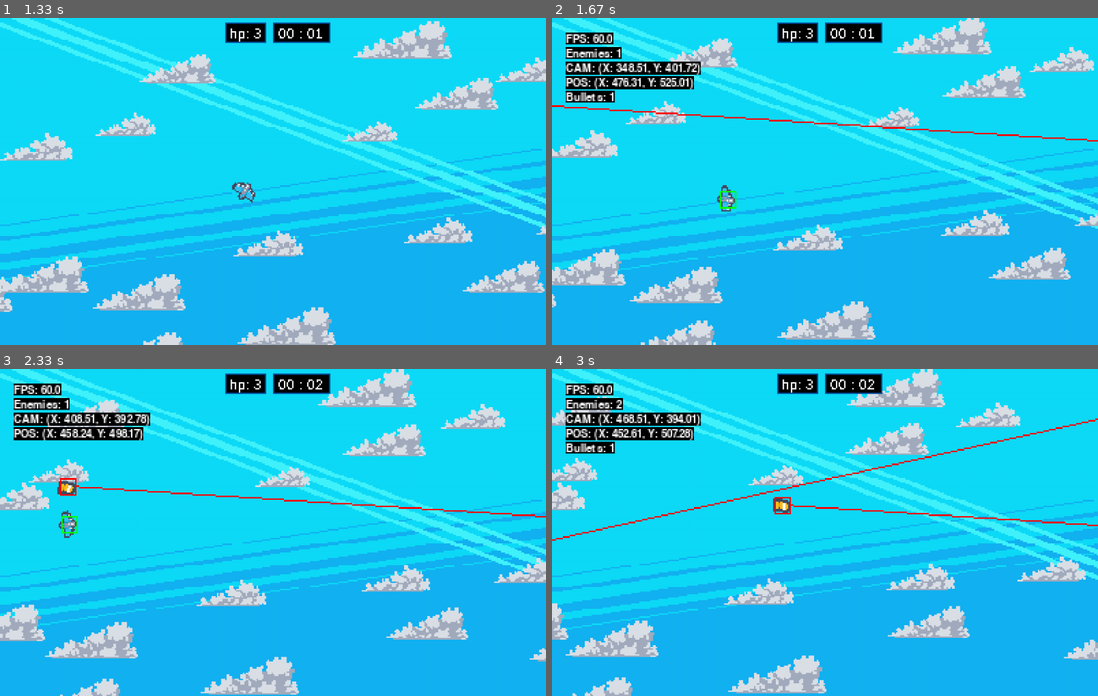
Above: before the commit, frames 1-4 (two rows, left to right).
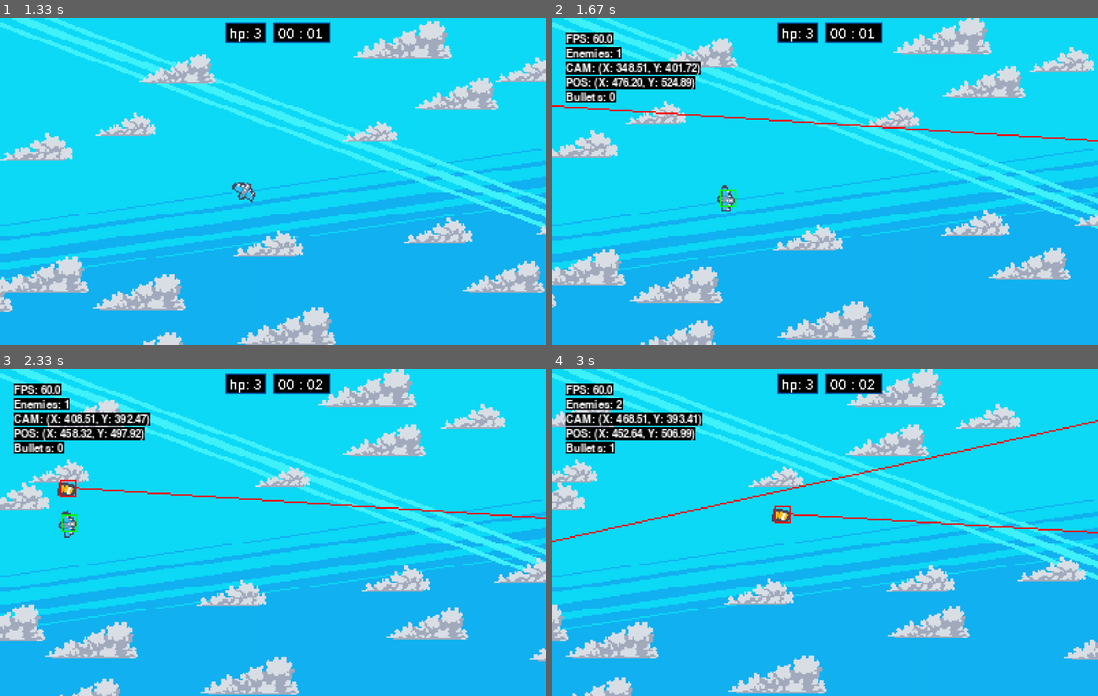
Above: after the commit, the same moments.

Repository: RodolfoFreitas0/Projeto-BIA-IA
Game: pygame game, started from runGame.py
Two runs of this game, one before a commit and one after it. Both use one fixed random seed, a clock stepped at 60 frames per second and the inputs below.
Inputs:
- Up to frame 1 (1.33 s): tap Space at 0.33 s; hold Right 0.67-1.13 s; hold Up from 1.17 s (still down)
- Up to frame 2 (1.67 s): release Up at 1.47 s; hold Right from 1.5 s (still down); tap B at 1.65 s
- Up to frame 3 (2.33 s): release Right at 1.97 s; hold Left from 2 s (still down)
- Up to frame 4 (3 s): release Left at 2.53 s; hold Down 2.57-2.87 s; hold Left from 2.9 s (still down); tap Space at 2.97 s

Frame 1 is identical in both runs. In frame 2, 0.3% of the frame differs, in the area x 10-34%, y 17-59%; in frame 3, 1.6%; in frame 4, 4.1%, in the area x 0-100%, y 8-89%.

Commit message:
Logic and Render Separation - ( Test 2 - Still Inconclusive)

Diff:
--- a/mainCore.py
+++ b/mainCore.py
@@ -17,23 +17,23 @@
         self.running = True
 
         self.last_time = time.time()
+
         self.spawn_timer = 0
-        self.score_timer - 0
+        self.spawntime = settings.SPAWN_TIME
 
-        self.display_width = self.display.get_width()
-        self.display_height = self.display.get_height()
+        self.score_timer = 0
+        self.scoretime = settings.SCORE_TIME
+
+        self.display_width = settings.DISPLAY_SIZE[0]
+        self.display_height = settings.DISPLAY_SIZE[1]
 
         self.inputCTRL = InputController()
 
         #Spawn dos inimigos
         self.enemy_manager = EnemyManager()
 
-        spawntime = settings.SPAWN_TIME
-
         self.score = 0
         self.highscore = 0
-
-        scoretime = settings.SCORE_TIME
 
         self.player = Player(self, settings.PLAYER_START_POS, settings.PLAYER_SPEED)
         self.player.width = 32
@@ -46,7 +46,7 @@
 
     def reset(self):
         self.enemy_manager.enemies.clear()
-        scoretime = settings.SCORE_TIME
+        self.scoretime = settings.SCORE_TIME
 
         self.movement = [False, False]
         self.rotation = [False, False]
@@ -77,7 +77,7 @@
                     self.spawn_timer = 0
                     self.enemy_manager.spawn_enemy()
 
-                if self.spawn_timer >= settings.SCORE_TIME:
+                if self.score_timer >= settings.SCORE_TIME:
                     self.score_timer = 0
                     self.score += 1
 
@@ -103,7 +103,7 @@
                 self.player.render(self.display, offset=self.render_scroll)
 
                 if self.player.shooting == True and self.cooldown >= 100:
-                    bullet_pos = self.player.rect().center
+                    bullet_pos = self.player.rect.center()
                     bullet_size = (2, 2)
                     new_bullet = Bullet(self, bullet_pos, bullet_size)
                     self.bullet_manager.add(new_bullet)
@@ -116,5 +116,6 @@
 
             else:
                 handle_events(self, self.inputCTRL)
+                print(self.highscore)
 
             time.sleep(1/60)
--- a/mainPygame.py
+++ b/mainPygame.py
@@ -1,18 +1,19 @@
+from pydoc import render_doc
 import pygame
 
 from scripts.entities import Player
 from scripts.entities import Bullet, BulletManager
 from scripts.entities import EnemyManager
 
-from scripts.utills.loader import load_img, load_imgs
-from scripts.utills.debug import Debug
+from scripts.utills import load_img, load_imgs
+from scripts.utills import Debug
 
-from scripts.visuals.clouds import Clouds
+from scripts.visuals import Clouds
 
-from scripts.core.camera import Camera
-from scripts.core.events import handle_events
-from scripts.core.hud import HUD
-from scripts.core.controller import InputController
+from scripts.core import Camera
+from scripts.core import handle_events
+from scripts.core import HUD
+from scripts.core import InputController
 
 import scripts.core.settings as settings
 
@@ -108,10 +109,11 @@
                 if self.score > self.highscore:
                      self.highscore = self.score
 
-                self.enemy_manager.update(self.display, self.render_scroll, self.player)
-                self.bullet_manager.update(self.display, self.render_scroll)
+                self.enemy_manager.update_logic(self.display, self.render_scroll, self.player)
+                self.bullet_manager.update_logic(self.render_scroll)
+                self.bullet_manager.render(self.display, self.render_scroll)
 
-                self.player.update(((self.inputCTRL.movement[1] - self.inputCTRL.movement[0]), 0), rotation)
+                self.player.update_logic(((self.inputCTRL.movement[1] - self.inputCTRL.movement[0]), 0), rotation)
 
                 self.player.render(self.display, offset=self.render_scroll)
 
--- a/runGame.py
+++ b/runGame.py
@@ -1,9 +1,13 @@
 
 from mainCore import CoreGame
 from mainPygame import PygameGame
+import scripts.core.settings as settings
 
 def main():
-    game = PygameGame()
+    if settings.PYGAME_MODE == True:
+        game = PygameGame()
+    else:
+        game = CoreGame()
     game.run()
 
 
--- a/scripts/core/__init__.py
+++ b/scripts/core/__init__.py
@@ -1,6 +1,7 @@
 from .camera import Camera
 from .events import handle_events
+from .controller import InputController
 from .hud import HUD
 from .settings import *
 
-__all__ = ["HUD", "handle_events", "Camera"]
+__all__ = ["HUD", "handle_events", "Camera", "InputController"]
--- a/scripts/entities/__init__.py
+++ b/scripts/entities/__init__.py
@@ -1,8 +1,8 @@
 from .physics_entity import PhysicsEntity
 from .enemy import Enemy
+from .enemy import EnemyManager
 from .player import Player
 from .bullets import Bullet
 from .bullets import BulletManager
-from .enemy_manager import EnemyManager
 
 __all__ = ["PhysicsEntity", "Player", "Enemy", "EnemyManager", "Bullet", "BulletManager"]
--- a/scripts/entities/bullets.py
+++ b/scripts/entities/bullets.py
@@ -9,34 +9,15 @@
 
         self.speed = self.max_speed = 6
         self.angle = game.player.angle
-        self.lifetime = 180
         self.alive = True
+        self.lifetime = 60
 
-    def outbounds(self, scroll, screen_width, screen_height):
+    def update_logic(self, scroll):
+        super().update_logic(movement=(1, 0))
 
-        x_centro = scroll[0] + (screen_width // 2)
-        y_centro = scroll[1] + (screen_height // 2)
 
-        margem = 400
 
-        limite_esquerda = x_centro - (screen_width // 2) - margem
-        limite_direita = x_centro + (screen_width // 2) + margem
-        limite_cima = y_centro - (screen_height // 2) - margem
-        limite_baixo = y_centro + (screen_height // 2) + margem
 
-        if (self.pos[0] < limite_esquerda or
-            self.pos[0] > limite_direita or
-            self.pos[1] < limite_cima or
-            self.pos[1] > limite_baixo):
-            self.alive = False
-
-    def update(self, display, scroll):
-        super().update(movement=(1, 0))
-        self.outbounds(scroll, display.get_width(), display.get_height())
-
-        self.lifetime -= 1
-        if self.lifetime == 0:
-            self.alive = False
 
 class BulletManager:
         def __init__(self, enemies):
@@ -46,10 +27,13 @@
         def add(self, bullet):
             self.bullets.append(bullet)
 
-        def update(self, display, scroll):
+        def update_logic(self, scroll):
             for bullet in self.bullets[:]:
-                bullet.update(display, scroll)
-                bullet.render(display, offset=scroll)
+                bullet.update_logic(scroll)
+
+                bullet.lifetime -= 1
+                if bullet.lifetime <= 0:
+                    bullet.alive = False
 
                 if not bullet.alive:
                     self.bullets.remove(bullet)
@@ -63,5 +47,9 @@
                         self.bullets.remove(bullet)
                         break
 
-                if settings.DEBUG_MODE:
-                    Debug(f"Bullets: {len(self.bullets)}", 10, 50, display)
+        def render(self, display, scroll):
+            for bullet in self.bullets:
+                bullet.render(display, scroll)
+
+            if settings.DEBUG_MODE and settings.PYGAME_MODE:
+                Debug(f"Bullets: {len(self.bullets)}", 10, 50, display)
--- a/scripts/entities/enemy.py
+++ b/scripts/entities/enemy.py
@@ -25,6 +25,8 @@
             self.pos[0] - math.cos(self.angle_rad) * 6000,
             self.pos[1] + math.sin(self.angle_rad) * 6000
         )
+
+        self.HP = 1
 
         self.acc = 10
 
@@ -88,7 +90,7 @@
                 self.alive = False
 
 
-    def update(self, surf, scroll):
+    def update_logic(self, surf, scroll):
 
         if self.side == 0 or self.side == 2:
             self.max_speed = 3
@@ -103,12 +105,44 @@
 
         self.outbounds(scroll, self.screenH, self.screenW)
 
-        super().update(movement=(1,0))
+        super().update_logic(movement=(1,0))
 
-        if settings.DEBUG_MODE:
+        if settings.DEBUG_MODE and settings.PYGAME_MODE:
             pygame.draw.line(
                 surf, (255, 0, 0),
                 (self.pos[0] - scroll[0], self.pos[1] - scroll[1]),
                 (self.final_pos[0] -  scroll[0], self.final_pos[1] - scroll[1]),
                 1
             )
+class EnemyManager:
+        def __init__(self):
+            self.enemies = []
+
+        def add(self, enemy):
+            self.enemies.append(enemy)
+
+        def update_logic(self, display, scroll, player):
+            for enemy in self.enemies[:]:
+                enemy.update_logic(display, scroll)
+                enemy.render(display, offset=scroll)
+
+                # Remove inimigo caso ele morra
+                if not enemy.alive:
+                    self.enemies.remove(enemy)
+                    continue
+
+                    # Gameover caso o jogador toque no inimigo
+                if settings.DEBUG_MODE == False:
+                    if enemy.rect().colliderect(player.rect()):
+                        print("Colided")
+                        player.HP -= 1
+                        self.enemies.remove(enemy)
+                else:
+                    if enemy.rect().colliderect(player.rect()):
+                        print("Colided")
+                        self.enemies.remove(enemy)
+
+
+            self.enemy_count = len(self.enemies)
+            if self.enemy_count > settings.MAX_ENEMIES:
+                self.enemies.clear()
--- a/scripts/entities/enemy_manager.py
+++ /dev/null
@@ -1,36 +0,0 @@
-
-import scripts.core.settings as settings
-from scripts.utills.debug import Debug
-
-class EnemyManager:
-        def __init__(self):
-            self.enemies = []
-
-        def add(self, enemy):
-            self.enemies.append(enemy)
-
-        def update(self, display, scroll, player):
-            for enemy in self.enemies[:]:
-                enemy.update(display, scroll)
-                enemy.render(display, offset=scroll)
-
-                # Remove inimigo caso ele morra
-                if not enemy.alive:
-                    self.enemies.remove(enemy)
-                    continue
-
-                    # Gameover caso o jogador toque no inimigo
-                if settings.DEBUG_MODE == False:
-                    if enemy.rect().colliderect(player.rect()):
-                        print("Colided")
-                        player.HP -= 1
-                        self.enemies.remove(enemy)
-                else:
-                    if enemy.rect().colliderect(player.rect()):
-                        print("Colided")
-                        self.enemies.remove(enemy)
-
-
-            self.enemy_count = len(self.enemies)
-            if self.enemy_count > settings.MAX_ENEMIES:
-                self.enemies.clear()
--- a/scripts/entities/physics_entity.py
+++ b/scripts/entities/physics_entity.py
@@ -1,4 +1,3 @@
-from ast import Return
 import pygame
 import math
 import random
@@ -23,7 +22,33 @@
         self.HP = 1
         self.alive = True
 
+    def update_logic(self, movement=(0, 0), angle=0):
+
+        self.angle += angle
+        self.angle %= 360
+        self.angle_rad = math.radians(self.angle)
+
+        if movement[0] > 0:
+            self.angle += random.uniform(-0.3, 0.3)
+            self.speed = min(self.speed + self.acc, self.max_speed)
+        else:
+            self.speed *= self.friction
+        if movement[0] < 0:
+            self.speed = max(self.speed - 0.02, -0.2)
+
+        dx =  math.sin(self.angle_rad) * self.speed
+        dy = -math.cos(self.angle_rad) * self.speed
+
+        self.pos[1] += dx
+        self.pos[0] += dy
+
+        if self.HP <= 0:
+            self.alive = False
+
     def render(self, surf, offset=(0, 0)):
+        if not settings.PYGAME_MODE:
+            return
+
         scaled_image = pygame.transform.scale(self.game.assets[self.type], (self.size[0] * 6, self.size[1] * 6))
 
         if self.type == "enemy":
@@ -60,24 +85,3 @@
                 self.size[1] * 4,
                 self.size[0] * 4
             )
-
-    def update(self, movement=(0, 0), angle=0):
-
-        self.angle += angle
-        self.angle %= 360
-
-        self.angle_rad = math.radians(self.angle)
-
-        if movement[0] > 0:
-            self.angle += random.uniform(-0.3, 0.3)
-            self.speed = min(self.speed + self.acc, self.max_speed)
-        else:
-            self.speed *= self.friction
-        if movement[0] < 0:
-            self.speed = max(self.speed - 0.02, -0.2)
-
-        dx =  math.sin(self.angle_rad) * self.speed
-        dy = -math.cos(self.angle_rad) * self.speed
-
-        self.pos[1] += dx
-        self.pos[0] += dy
--- a/scripts/entities/player.py
+++ b/scripts/entities/player.py
@@ -7,11 +7,8 @@
         self.shooting = False
         self.HP = 3
 
-    def update(self, movement=(0,0), angle=0):
-        super().update(movement=movement, angle=angle)
-
-        if self.HP == 0:
-            self.alive = False
+    def update_logic(self, movement=(0,0), angle=0):
+        super().update_logic(movement=movement, angle=angle)
 
         if self.angle >= 270 or self.angle <= 90:
             self.max_speed = 2
--- /dev/null
+++ b/scripts/headless/__init__.py
@@ -0,0 +1,3 @@
+from .rectangle import Rectangle
+
+__all__ = ["Rectangle"]
--- a/scripts/headless/rectangle.py
+++ b/scripts/headless/rectangle.py
@@ -12,12 +12,10 @@
         self.width = width
         self.height = height
 
-    def area(self):
-        return self.height * self.width
-
-    def contain_point(self, px, py):
-        return (self.x <= px <= self.x + self.width and
-                 self.y <= py <= self.y + self.height)
+    def center(self):
+        cx = self.x + self.width / 2
+        cy = self.y + self . height / 2
+        return (cx, cy)
 
     def update(self):
         self.x = self.owner.pos[0] + self.offset_x
